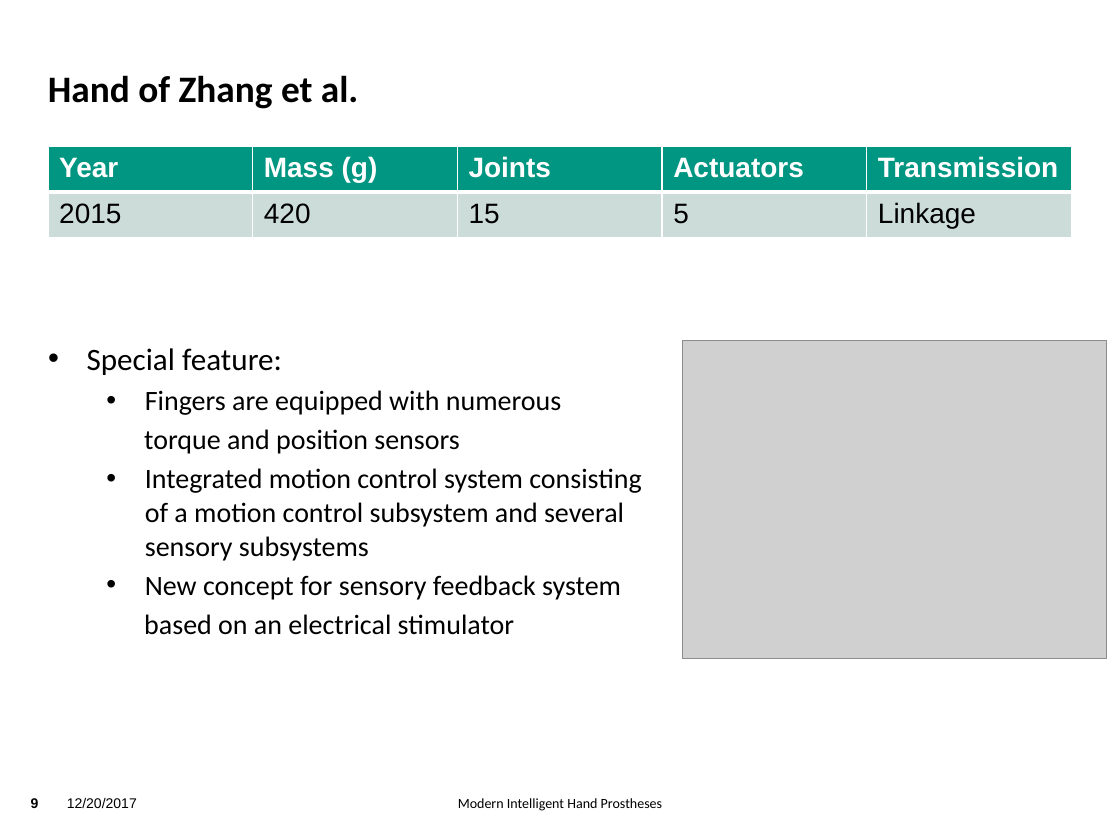
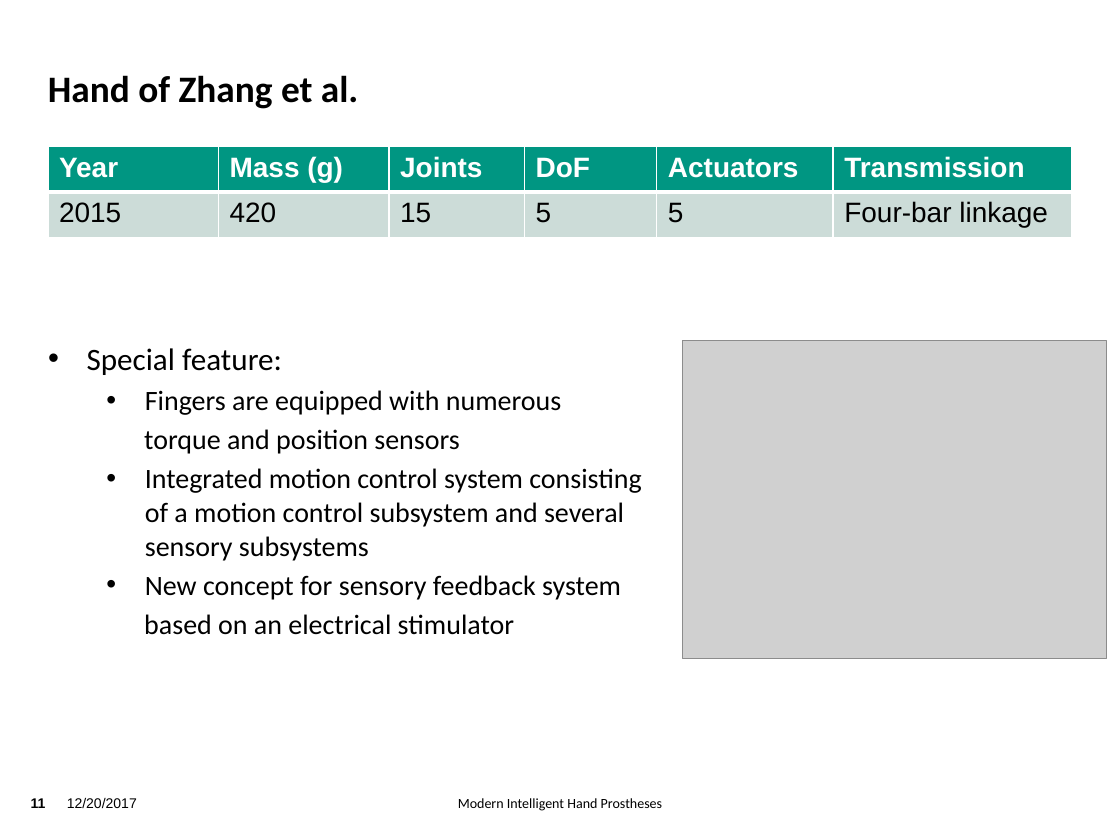
Before and after one commit to TsStocker/HumanoideRobotik, a slide deck: slide 11 of Vortrag/Vortrag.pptx (slide 9 before the commit). Drawn at 1120x840 pixels with LibreOffice and Linux fonts; fonts in the diff are those of the drawing; grey boxes stand for pictures; background and template pictures are left out. Boxes give left, top, right and bottom in pixels: in the first picture for what was removed or moved away, otherwise in the second. Text is boxed around its words. In the diff, an @@ line names an element or a change of style, - is before the commit and + after.

```diff
--- a/Vortrag/Vortrag.pptx
+++ b/Vortrag/Vortrag.pptx
@@ table at box(48, 147, 1071, 237) @@
+column 4: DoF | 5
-column 6, row 2: Linkage
+column 6, row 2: Four-bar linkage
@@ page number at box(31, 798, 46, 808): text changed @@
-9
+11
```
Also in this commit, not shown: 13 other slides changed, 7 slides added, 1 slide removed, 1 other file.
